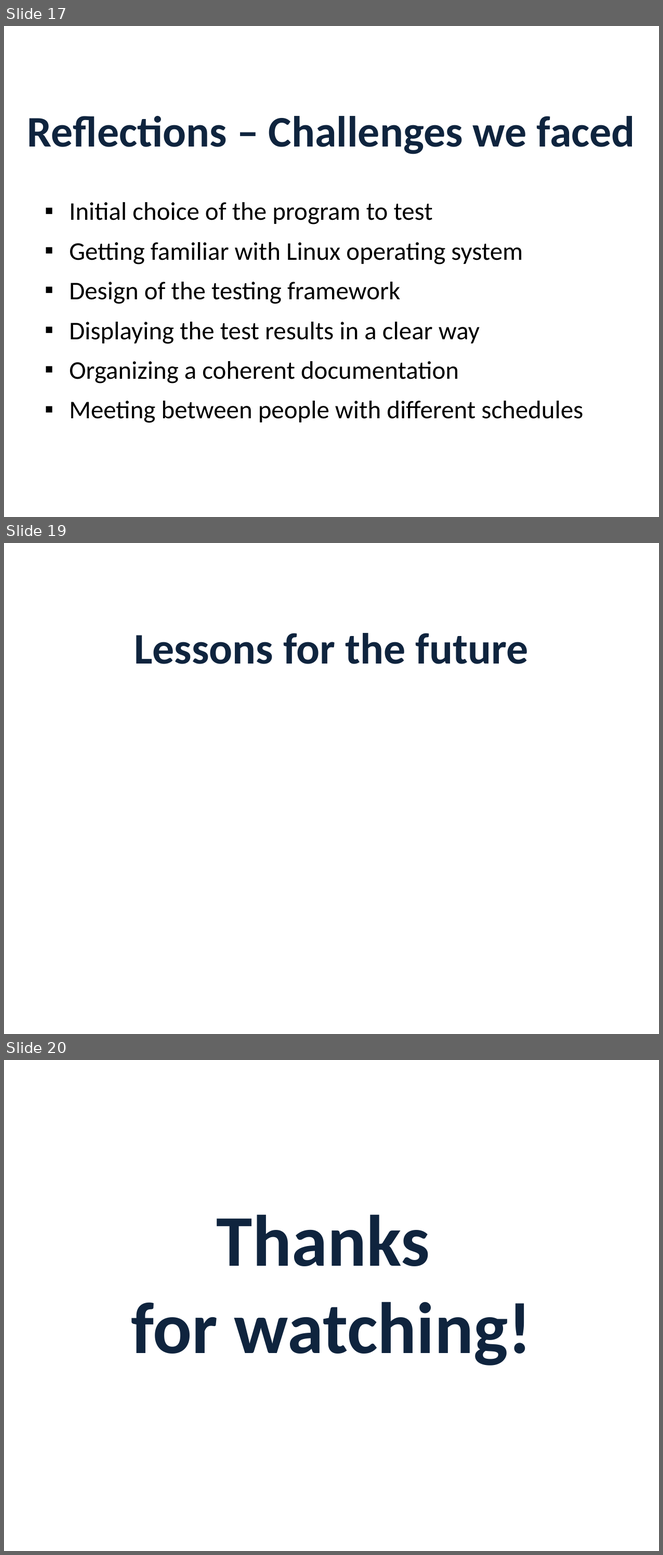
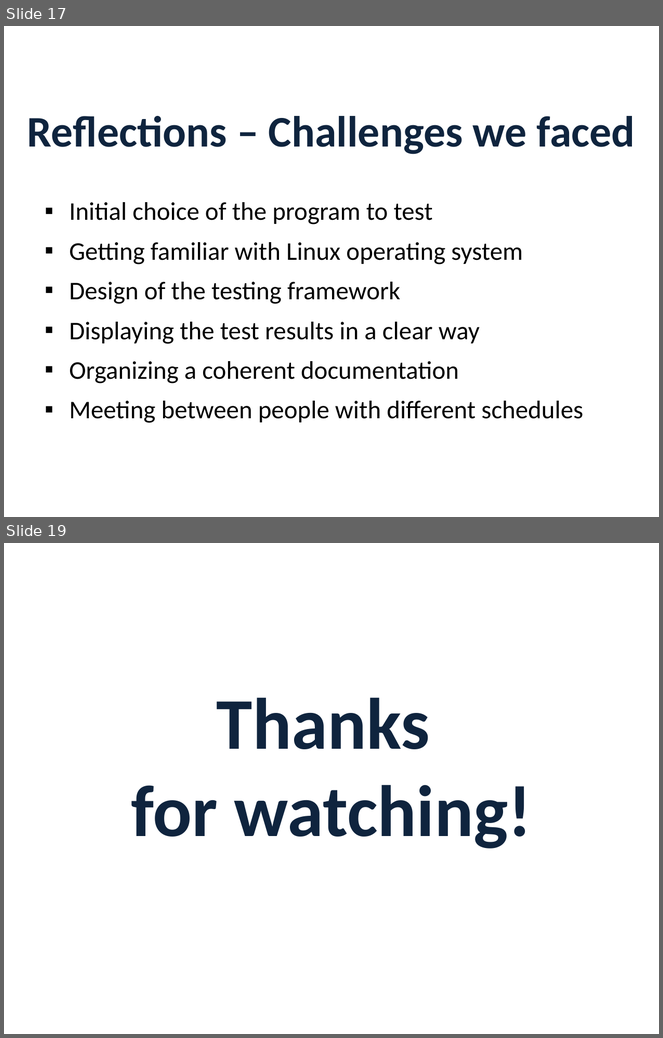
Before and after one commit to CSCI-362-03-2015/TrottingGiraffes, a slide deck: TrottingGiraffes_Presentation.pptx. Shown one above the other, each under a label of ours: slides 17, 19 and 20 before the commit, slides 17 and 19 after it; the slides between them are not shown. The pictures are 663x1555 and 663x1038 pixels, drawn with LibreOffice and Linux fonts; fonts in the diff are those of the drawing; background and template pictures are left out. Boxes give left, top, right and bottom in pixels: in the first picture for what was removed or moved away, otherwise in the second. Text is boxed around its words. In the diff, an @@ line names an element or a change of style, - is before the commit and + after.

```diff
--- a/TrottingGiraffes_Presentation.pptx
+++ b/TrottingGiraffes_Presentation.pptx
@@ slide 19 removed at bbox=[4, 543, 659, 1034], background picture (left out) @@
@@ text removed at bbox=[134, 633, 529, 664] @@
-Lessons for the future
@@ what was slide 20 is now slide 19 @@
```
Also in this commit, not shown: 3 slides changed, 1 slide added, 1 other slide removed, 4 other files.
